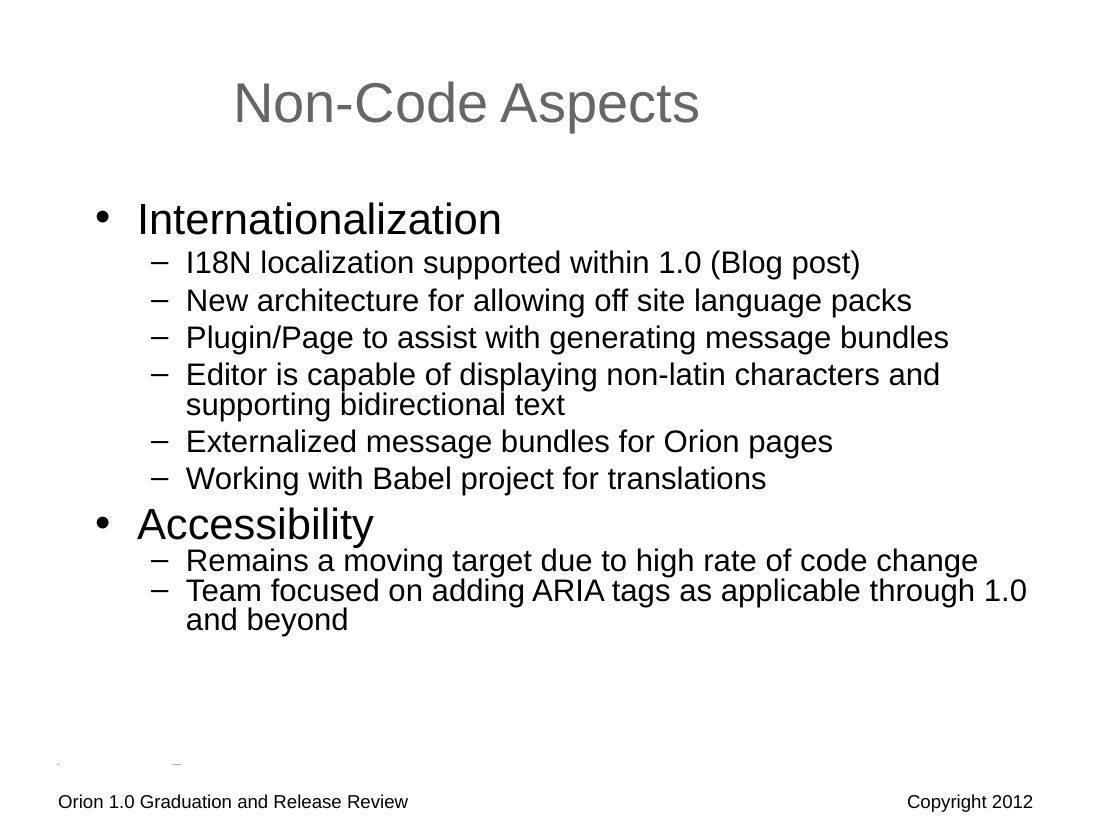
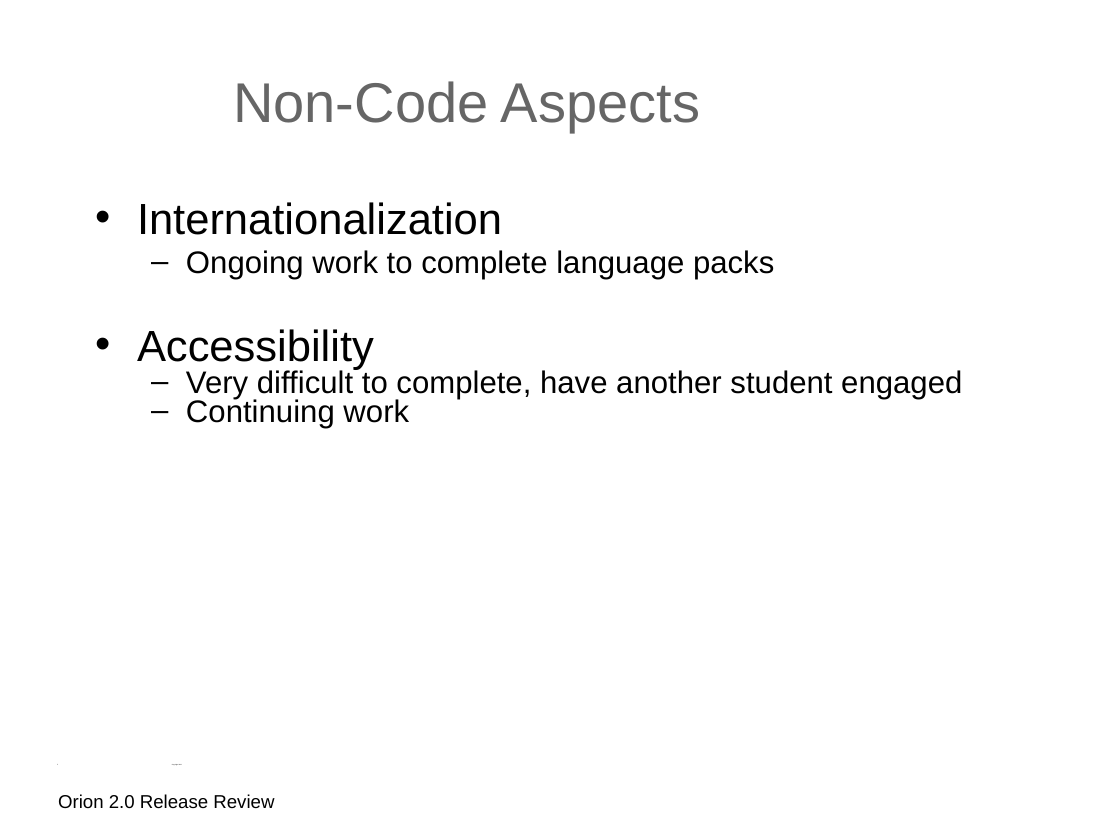
Before and after one commit to eclipse-archived/orion, a slide deck: slide 5 of reviews/orion-2-0-release-review.odp (slide 14 before the commit). Drawn at 1120x840 pixels with LibreOffice and Linux fonts; fonts in the diff are those of the drawing; background and template pictures are left out. Boxes give left, top, right and bottom in pixels: in the first picture for what was removed or moved away, otherwise in the second. Text is boxed around its words. In the diff, an @@ line names an element or a change of style, - is before the commit and + after.

Commit message:
Updating 2.0 Review Slides

```diff
--- a/reviews/orion-2-0-release-review.odp
+++ b/reviews/orion-2-0-release-review.odp
@@ text at box(186, 250, 774, 280): text changed @@
-  – I18N localization supported within 1.0 (Blog post)
-  – New architecture for allowing off site language packs
-  – Plugin/Page to assist with generating message bundles
-  – Editor is capable of displaying non-latin characters and supporting bidirectional text
-  – Externalized message bundles for Orion pages
-  – Working with Babel project for translations
+  – Ongoing work to complete language packs
@@ text at box(186, 370, 962, 429): text changed @@
-  – Remains a moving target due to high rate of code change
-  – Team focused on adding ARIA tags as applicable through 1.0 and beyond
+  – Very difficult to complete, have another student engaged
+  – Continuing work
@@ text at box(58, 794, 274, 809): text changed @@
-Orion 1.0 Graduation and Release Review
+Orion 2.0 Release Review
@@ text removed at box(907, 794, 1033, 812) @@
-Copyright 2012
```
Also in this commit, not shown: 9 other slides changed, 4 slides added, 15 slides removed, 1 other file.
